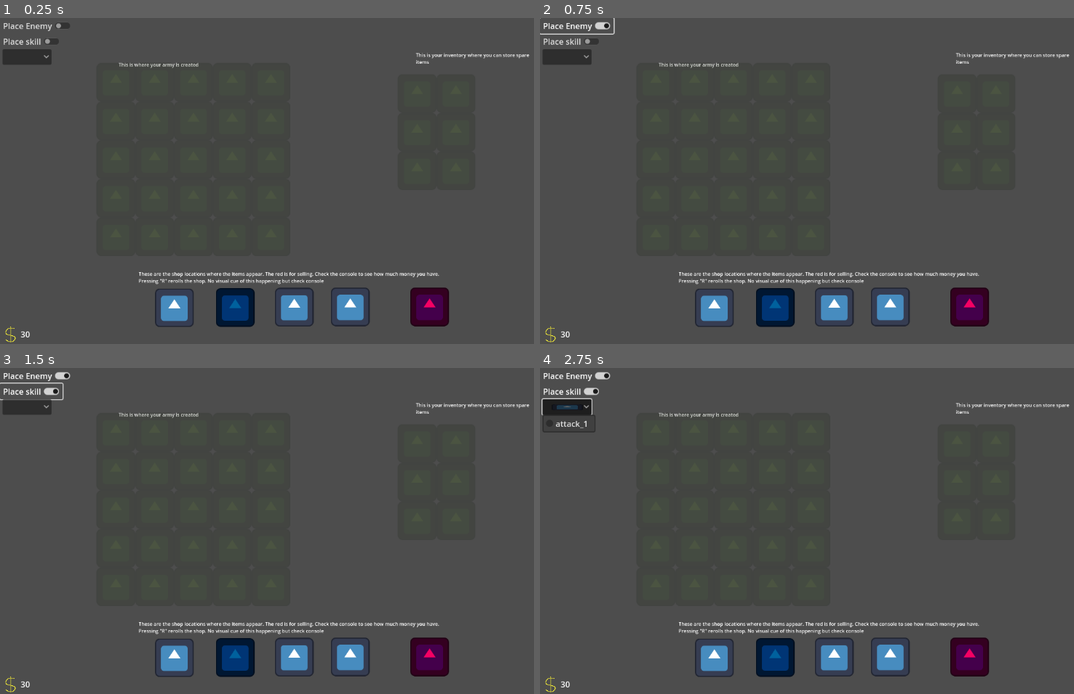
Above: before the commit, frames 1-4 (two rows, left to right).
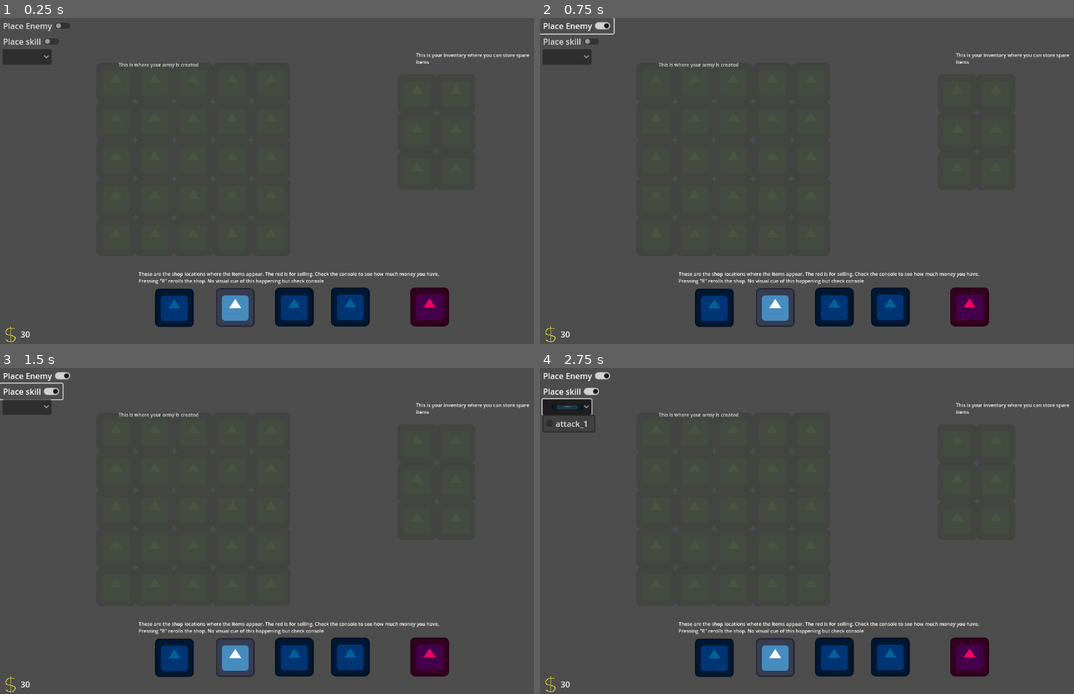
Above: after the commit, the same moments.

Repository: LorcanSmith/Armies
Game: Godot game, scene res://Scenes/main.tscn
The game is run twice, just before and just after one commit, with the same random seed, the same clock (stepped at 60 frames per second) and the same inputs. The engine's default icon, where the game draws it, is replaced by a stand-in: a white triangle on a blue panel in a dark square.
Inputs (mouse positions are in pixels of both pictures, inside the frame that each line leads up to):
- Up to frame 1 (0.25 s): no input
- Up to frame 2 (0.75 s): click "Place Enemy" at 0.5 s
- Up to frame 3 (1.5 s): click "Place skill" at 1.25 s
- Up to frame 4 (2.75 s): click (566, 407) at 2 s

The runs differ from the first frame. In frame 1, 3.3% of the frame differs, in the area x 29-70%, y 82-95%; in frame 2, 3.3%; in frame 3, 3.3%; in frame 4, 3.3%.

Commit message:
Units of the same type can be upgraded

Diff:
--- a/Prefabs/Shop Items/Common/wizard_item.tscn
+++ b/Prefabs/Shop Items/Level1/wizard_item.tscn
@@ -3,7 +3,7 @@
 [ext_resource type="PackedScene" uid="uid://d26riwgg0v8nl" path="res://Prefabs/Shop Items/item.tscn" id="1_gmeag"]
 
 [node name="wizard_item" instance=ExtResource("1_gmeag")]
-unit_ID = 1
+unit_ID = 3
 buy_cost = 5
 sell_cost = 2
 
--- /dev/null
+++ b/Prefabs/Shop Items/Level2/knight_level2_item.tscn
@@ -0,0 +1,9 @@
+[gd_scene load_steps=2 format=3 uid="uid://baeep54ii17o7"]
+
+[ext_resource type="PackedScene" uid="uid://d26riwgg0v8nl" path="res://Prefabs/Shop Items/item.tscn" id="1_ydoih"]
+
+[node name="Item" instance=ExtResource("1_ydoih")]
+modulate = Color(0.0235294, 1, 0, 1)
+unit_ID = 1
+buy_cost = 10
+sell_cost = 5
--- /dev/null
+++ b/Prefabs/Shop Items/Level2/wizard_level2_item.tscn
@@ -0,0 +1,12 @@
+[gd_scene load_steps=2 format=3 uid="uid://bbcuwvvhomyu6"]
+
+[ext_resource type="PackedScene" uid="uid://d26riwgg0v8nl" path="res://Prefabs/Shop Items/item.tscn" id="1_t6yfw"]
+
+[node name="wizard_item" instance=ExtResource("1_t6yfw")]
+modulate = Color(0.929412, 1, 0, 1)
+unit_ID = 4
+buy_cost = 5
+sell_cost = 2
+
+[node name="Sprite2D" parent="." index="0"]
+modulate = Color(0, 0.382188, 0.614172, 1)
--- a/Prefabs/Units/Level1/wizard_unit.tscn
+++ b/Prefabs/Units/Level1/wizard_unit.tscn
@@ -12,6 +12,6 @@
 skill_prefab = ExtResource("2_q76gf")
 skill_damage = 4
 
-[node name="Sprite2D" parent="." index="3"]
+[node name="Sprite2D" parent="." index="4"]
 texture_filter = 3
 texture = ExtResource("2_8ifp2")
--- a/Scripts/Shop/item_script.gd
+++ b/Scripts/Shop/item_script.gd
@@ -1,9 +1,14 @@
 extends Node2D
 
+#Unit dictionary, used to spawn in upgraded units
+var dictionary = load("res://Scripts/Units/dictionary.gd")
 #Unit ID, refer to UNIT ID document
 #Items that aren't units do not need an ID
 @export var unit_ID : int = -1
-
+#Can this item be upgraded further?
+@export var can_be_upgraded : bool = true
+#Keeps track of if the unit is over a potential upgrade
+var unit_currently_over_can_upgrade : bool = false
 #The shop manager keeps track of player money
 var shop_manager : Node2D
 
@@ -72,15 +77,31 @@
 		self.global_position = get_global_mouse_position()
 	else:
 		self.position = Vector2(0,0)
-	#If the item is currently over a tile that is empty
-	if(tile_currently_over != null and tile_currently_over.is_empty):
-		#Snap to the tile location
-		sprite.global_position = tile_currently_over.global_position
+	#If the item is currently over a tile
+	if(tile_currently_over != null):
+		#If the tile is empty
+		if(tile_currently_over.is_empty):
+			#Snap to the tile location
+			sprite.global_position = tile_currently_over.global_position
+			unit_currently_over_can_upgrade = false
+		#If the tile isnt empty
+		#Check if its a unit which we can upgrade and is of the same type
+		elif(tile_currently_over.units_on_tile[0].can_be_upgraded and tile_currently_over.units_on_tile[0].unit_ID <= unit_ID and (unit_ID - tile_currently_over.units_on_tile[0].unit_ID) < 3):
+			#Snap to the tile location
+			sprite.global_position = tile_currently_over.global_position
+			unit_currently_over_can_upgrade = true
+		#If the unit cant be upgraded or isnt the same unit
+		else:
+			#Reset the sprite postion back to the parents position.
+			#The parent is either following the mouse or set to the shop item location
+			sprite.position = Vector2(0,0)
+			unit_currently_over_can_upgrade = false
 	#If there is no valid tile to snap to
-	elif(tile_currently_over == null):
+	else:
 		#Reset the sprite postion back to the parents position.
 		#The parent is either following the mouse or set to the shop item location
 		sprite.position = Vector2(0,0)
+		unit_currently_over_can_upgrade = false
 
 #Called when the player attempts to place the item on a tile
 func attempt_to_place():
@@ -102,7 +123,7 @@
 	else:
 		if(shop_manager.money >= buy_cost):
 			#If there is an available tile underneath the unit, then we can place it
-			if(tile_currently_over != null and tile_currently_over.is_empty):
+			if(tile_currently_over != null and (tile_currently_over.is_empty or unit_currently_over_can_upgrade)):
 				#Spend the money required to buy the item
 				shop_manager.change_money(buy_cost)
 				#Change the item to be bought
@@ -114,12 +135,15 @@
 				self.position = Vector2(0,0)
 #Called when an attempt_to_place is sucessful
 func place_item():
-	#Tells the tile that the unit is placed on to no longer be empty
-	#and tells the tile what the unit is
-	tile_currently_over.unit_placed_on(self)
-	#Set the units' parent to be the tile that it is placed on
-	self.reparent(tile_currently_over)
-
+	if(!unit_currently_over_can_upgrade):
+		#Tells the tile that the unit is placed on to no longer be empty
+		#and tells the tile what the unit is
+		tile_currently_over.unit_placed_on(self)
+		#Set the units' parent to be the tile that it is placed on
+		self.reparent(tile_currently_over)
+	else:
+		tile_currently_over.units_on_tile[0].upgrade_unit(unit_ID)
+		queue_free()
 ##	DEBUG
 	if(DebuggerScript.place_enemy):
 		self.remove_from_group("player")
@@ -130,6 +154,21 @@
 	#Gives the player money for selling an item
 	shop_manager.change_money(-sell_cost)
 	#Deltes the item
+	queue_free()
+
+
+func upgrade_unit(ID):
+	var dictionary_instance = dictionary.new()
+	var upgraded_unit
+	if(ID == unit_ID or ID-1 == unit_ID):
+		upgraded_unit = dictionary_instance.item_scenes[ID+1].instantiate()
+	else:
+		upgraded_unit = dictionary_instance.item_scenes[ID].instantiate()
+	get_parent().add_child(upgraded_unit)
+	upgraded_unit.position = Vector2(0,0)
+	upgraded_unit.bought = true
+	get_parent().units_on_tile.erase(self)
+	get_parent().unit_placed_on(upgraded_unit)
 	queue_free()
 
 func _on_area_2d_area_entered(area: Area2D) -> void:
--- a/Scripts/Shop/shop_item_generator.gd
+++ b/Scripts/Shop/shop_item_generator.gd
@@ -3,11 +3,12 @@
 #Places where shop items show up
 var item_locations = []
 
-#Folder containing common shop items
-var common_folder = "res://Prefabs/Shop Items/Common/"
+#Folder containing shop items
+var level1_folder = "res://Prefabs/Shop Items/Level1/"
+var level2_folder = "res://Prefabs/Shop Items/Level2/"
 #Individual item file names
-var common_items: Array = []
-
+var level1_items: Array = []
+var level2_items : Array = []
 #Loads new items and then shows new items in the shop
 func _ready() -> void:
 	#Gets the children and sets them as locations items can spawn at
@@ -21,9 +22,8 @@
 	for location in item_locations.size():
 		#Chooses a random item and loads the item from the path
 		var chosen_item = choose_random_item()
-		var loaded_item = load(str(common_folder + chosen_item))
 		#Spawns in the chosen item as a new item in the shop
-		var new_item = loaded_item.instantiate()
+		var new_item = chosen_item.instantiate()
 		#Sets the new items' parent to be the item location in the shop
 		item_locations[location].add_child(new_item)
 		#Sets the new items' location to be that of its parent (the shop item location)
@@ -31,22 +31,31 @@
 
 #Chooses a random item
 func choose_random_item():
+	var random_folder = randi_range(1,2)
 	#Gets a random number within the range of how many items there are
-	var random_number = randi_range(0, common_items.size()-1)
-	#Sends a randomly selected item back to the show_new_items function
-	return common_items[random_number]
+	var random_item = randi_range(0, level1_items.size()-1)
+	var loaded_item
+	if(random_folder == 1):
+		loaded_item = load(str(level1_folder + level1_items[random_item]))
+	elif(random_folder == 2):
+		loaded_item = load(str(level2_folder + level2_items[random_item]))
+	return loaded_item
 
 
 #Finds all items in folders
 func load_items():
 	#Returns an instance for access folder
-	var common_folder_instance = DirAccess.open(common_folder)
+	var level1_folder_instance = DirAccess.open(level1_folder)
+	var level2_folder_instance = DirAccess.open(level2_folder)
 	#Gets each file out of common folder
-	var common_item_files = common_folder_instance.get_files()
+	var level1_item_files = level1_folder_instance.get_files()
+	var level2_item_files = level2_folder_instance.get_files()
 
 	#Adds each items' file location to the common items array
-	for file_name in common_item_files:
-		common_items.append(file_name)
+	for file_name in level1_item_files:
+		level1_items.append(file_name)
+	for file_name in level2_item_files:
+		level2_items.append(file_name)
 	show_new_items()
 
 func reroll_shop():
--- a/Scripts/Units/dictionary.gd
+++ b/Scripts/Units/dictionary.gd
@@ -8,6 +8,8 @@
 }
 
 var item_scenes = {
-	0: preload("res://Prefabs/Shop Items/Common/knight_item.tscn"),
-	1: preload("res://Prefabs/Shop Items/Common/wizard_item.tscn")
+	0: preload("res://Prefabs/Shop Items/Level1/knight_item.tscn"),
+	1: preload("res://Prefabs/Shop Items/Level2/knight_level2_item.tscn"),
+	3: preload("res://Prefabs/Shop Items/Level1/wizard_item.tscn"),
+	4: preload("res://Prefabs/Shop Items/Level2/wizard_level2_item.tscn")
 }
--- a/Scripts/Units/unit.gd
+++ b/Scripts/Units/unit.gd
@@ -1,7 +1,7 @@
 extends Node
 
 #Unit ID
-@export var unit_ID : int = -1
+var unit_ID : int = -1
 
 #Does the unit move to defend empty columns
 @export var defender : bool
Renamed: Prefabs/Shop Items/Common/knight_item.tscn -> Prefabs/Shop Items/Level1/knight_item.tscn
